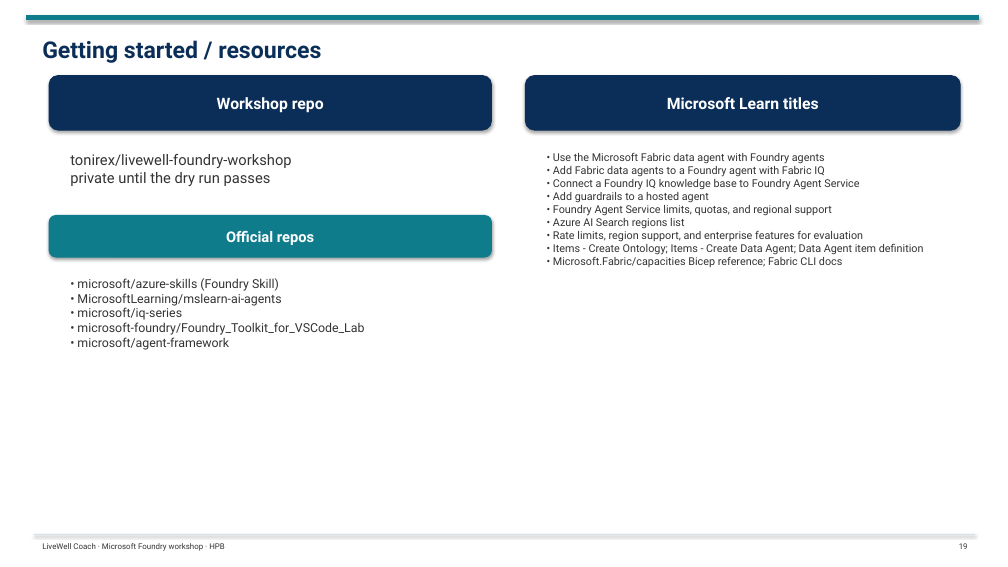
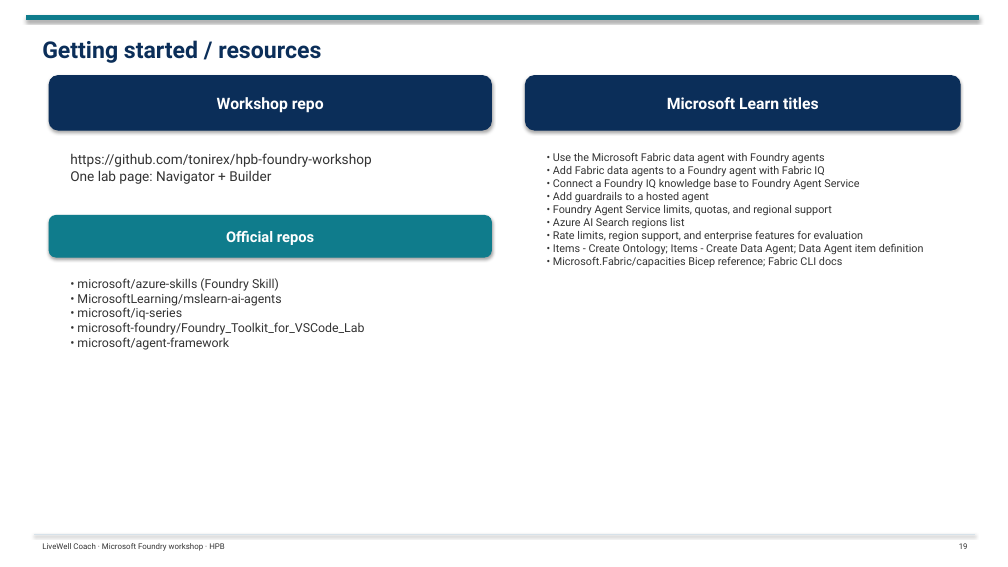
Before and after one commit to tonirex/hpb-foundry-workshop, a slide deck: slide 19 of deck/LiveWell-Foundry-Workshop-Day1.pptx. Drawn at 1008x567 pixels with LibreOffice and Linux fonts; fonts in the diff are those of the drawing. Boxes give left, top, right and bottom in pixels: in the first picture for what was removed or moved away, otherwise in the second. Text is boxed around its words. In the diff, an @@ line names an element or a change of style, - is before the commit and + after.

```diff
--- a/deck/LiveWell-Foundry-Workshop-Day1.pptx
+++ b/deck/LiveWell-Foundry-Workshop-Day1.pptx
@@ text at (70,153,371,184): text changed; size 14 to 13 pt @@
-tonirex/livewell-foundry-workshop
-private until the dry run passes
+https://github.com/tonirex/hpb-foundry-workshop
+One lab page: Navigator + Builder
```
Also in this commit, not shown: 3 other slides changed, 43 other files.
